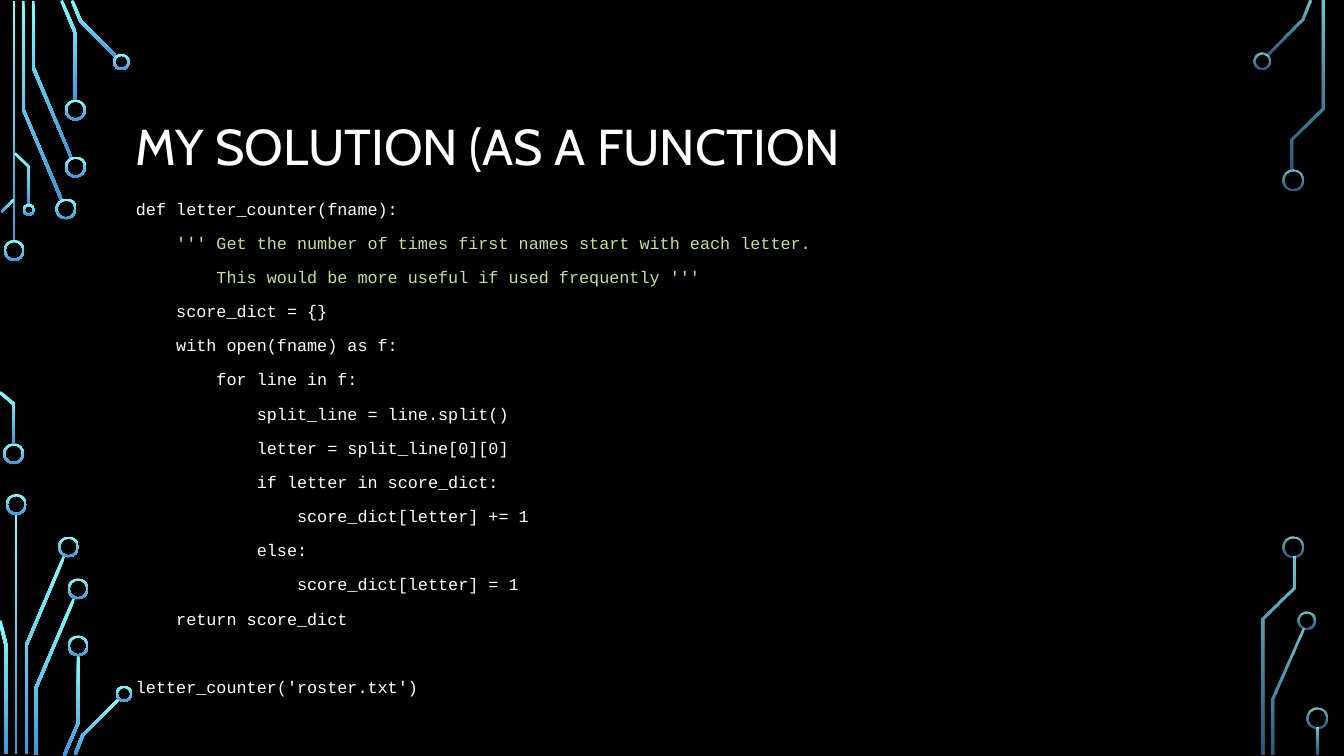
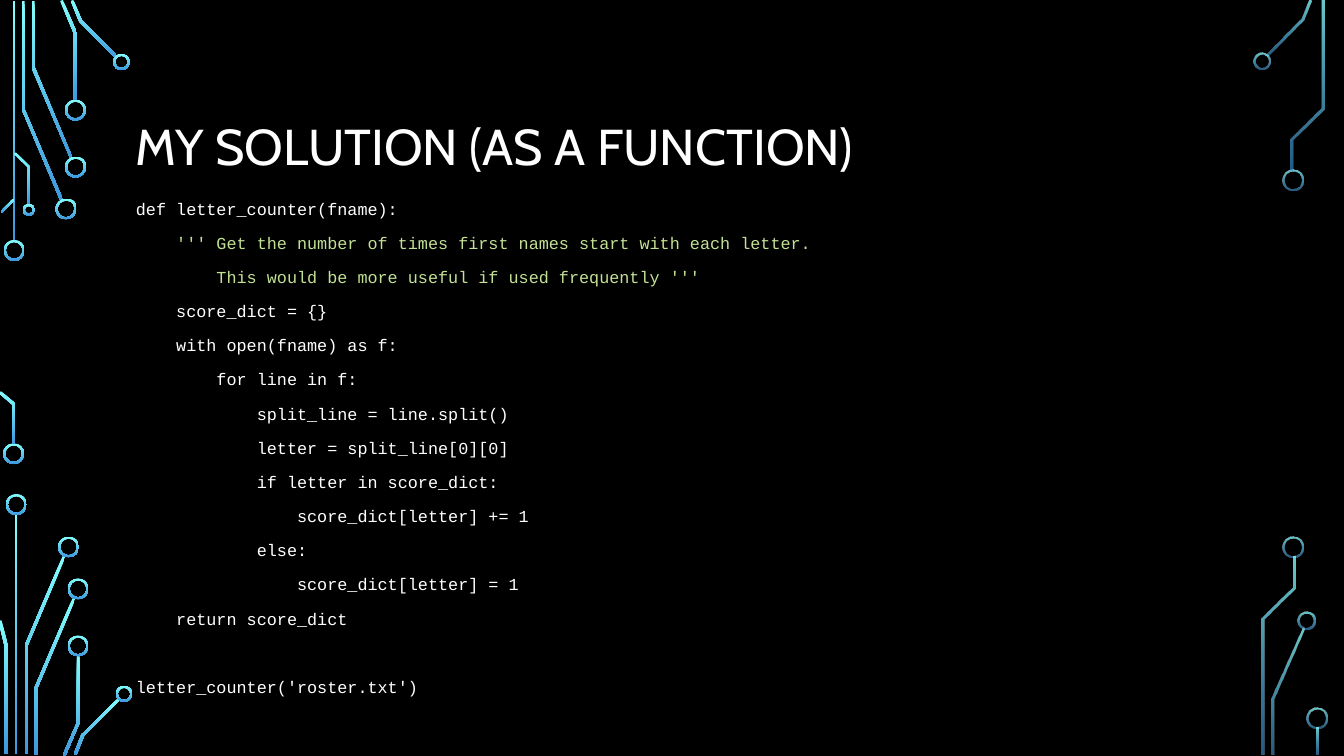
Before and after one commit to bkerster/python-workshop, a slide deck: slide 47 of Data analysis in python.pptx. Drawn at 1344x756 pixels with LibreOffice and Linux fonts; fonts in the diff are those of the drawing; background and template pictures are left out. Boxes give left, top, right and bottom in pixels: in the first picture for what was removed or moved away, otherwise in the second. Text is boxed around its words. In the diff, an @@ line names an element or a change of style, - is before the commit and + after.

```diff
--- a/Data analysis in python.pptx
+++ b/Data analysis in python.pptx
@@ title at [136, 127, 853, 172]: text changed @@
-MY SOLUTION (AS A FUNCTION
+MY SOLUTION (AS A FUNCTION)
```
Also in this commit, not shown: 3 other slides changed.
